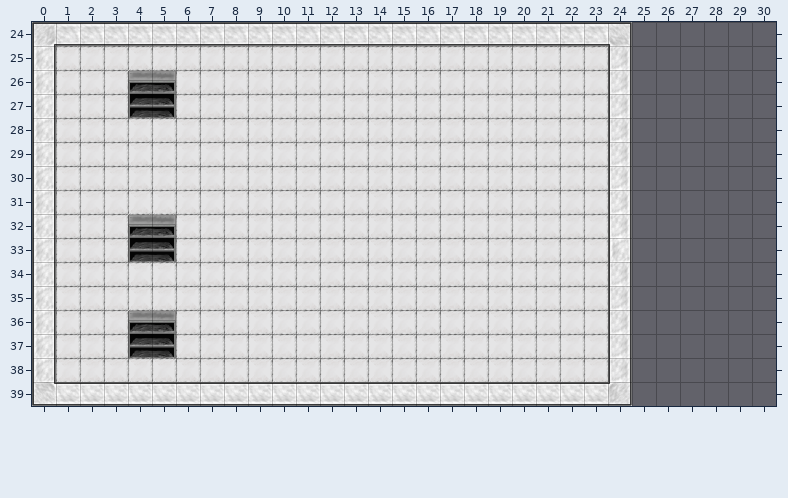
Level history. Tiled map (JSON): assets/tilemaps/lvl1.json. The picture above was drawn from the file before the commit.
Cells are 32x32 px. Shown: x 0..30, y 24..39.
New version:
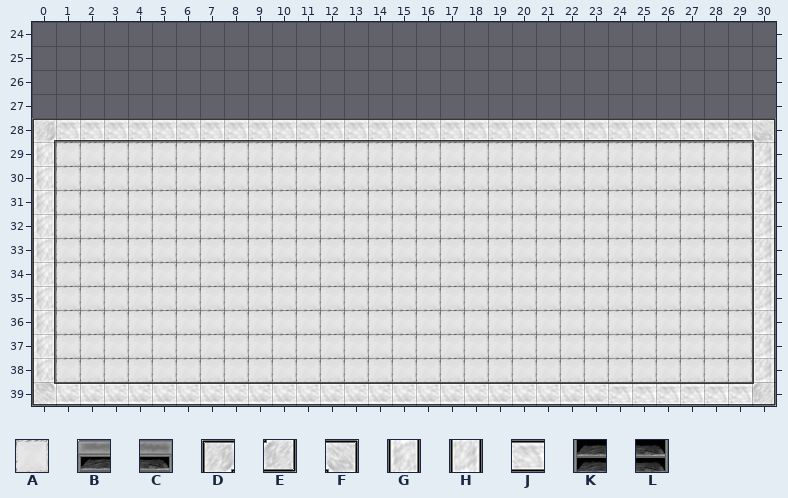
Key: from "newTileset": A 0, B 3, C 4, D 21, E 21 turned 180, F 21 turned 90, G 22, H 22 turned 180, J 22 turned 90, K 23, L 24.
_ is an empty cell, # one hidden under a higher layer, . an unchanged one.
Changes in this commit:
--- layer "Below Player"
@@ x 0..29 @@
-25 #AAAAAAAAAAAAAAAAAAAAAAA......
-26 #AAAAAAAAAAAAAAAAAAAAAAA......
-27 #AAAAAAAAAAAAAAAAAAAAAAA......
-28 .AAAAAAAAAAAAAAAAAAAAAAA......
-29 ........................______
-30 ........................._____
-31 ........................._____
-32 ........................._____
-33 ........................._____
-34 ........................______
-35 ........................______
-36 ........................______
-37 ........................______
-38 ........................______
+25 ________________________......
+26 ________________________......
+27 ________________________......
+28 ._______________________......
+29 ........................AAAAAA
+30 .........................AAAAA
+31 .........................AAAAA
+32 .........................AAAAA
+33 .........................AAAAA
+34 ........................AAAAAA
+35 ........................AAAAAA
+36 ........................AAAAAA
+37 ........................AAAAAA
+38 ........................AAAAAA
--- layer "World"
@@ x 0..30 @@
-24 DJJJJJJJJJJJJJJJJJJJJJJJF......
-25 G.......................H......
-26 G.......................H......
-27 G...KL..................H......
-28 G_______________________H______
-29 ........................H....._
-30 ........................H....._
-31 ........................H....._
-32 ........................H....._
-33 ....KL..................G....._
-34 ........................H....._
-35 ........................H....._
-36 ........................H....._
-37 ....KL..................H....._
-38 ........................H....._
-39 ........................E______
+24 _________________________......
+25 _......................._......
+26 _......................._......
+27 _...__.................._......
+28 DJJJJJJJJJJJJJJJJJJJJJJJJJJJJJF
+29 ........................_.....H
+30 ........................_.....H
+31 ........................_.....H
+32 ........................_.....H
+33 ....__.................._.....H
+34 ........................_.....H
+35 ........................_.....H
+36 ........................_.....H
+37 ....__.................._.....H
+38 ........................_.....H
+39 ........................JJJJJJE
--- layer "Above Player"
@@ x 4..5 @@
-26 BC
+26 __
@@ x 4..5 @@
-32 BC
+32 __
@@ x 4..5 @@
-36 BC
+36 __
Pixel boxes of the changes (left, top, right, bottom) in both pictures:
changed: (32, 22, 776, 406)
